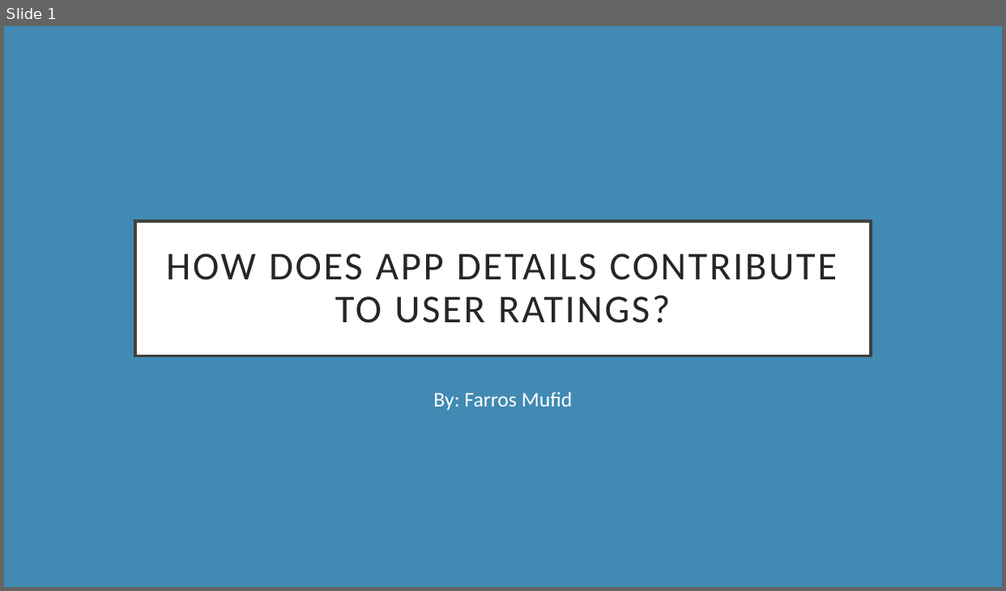
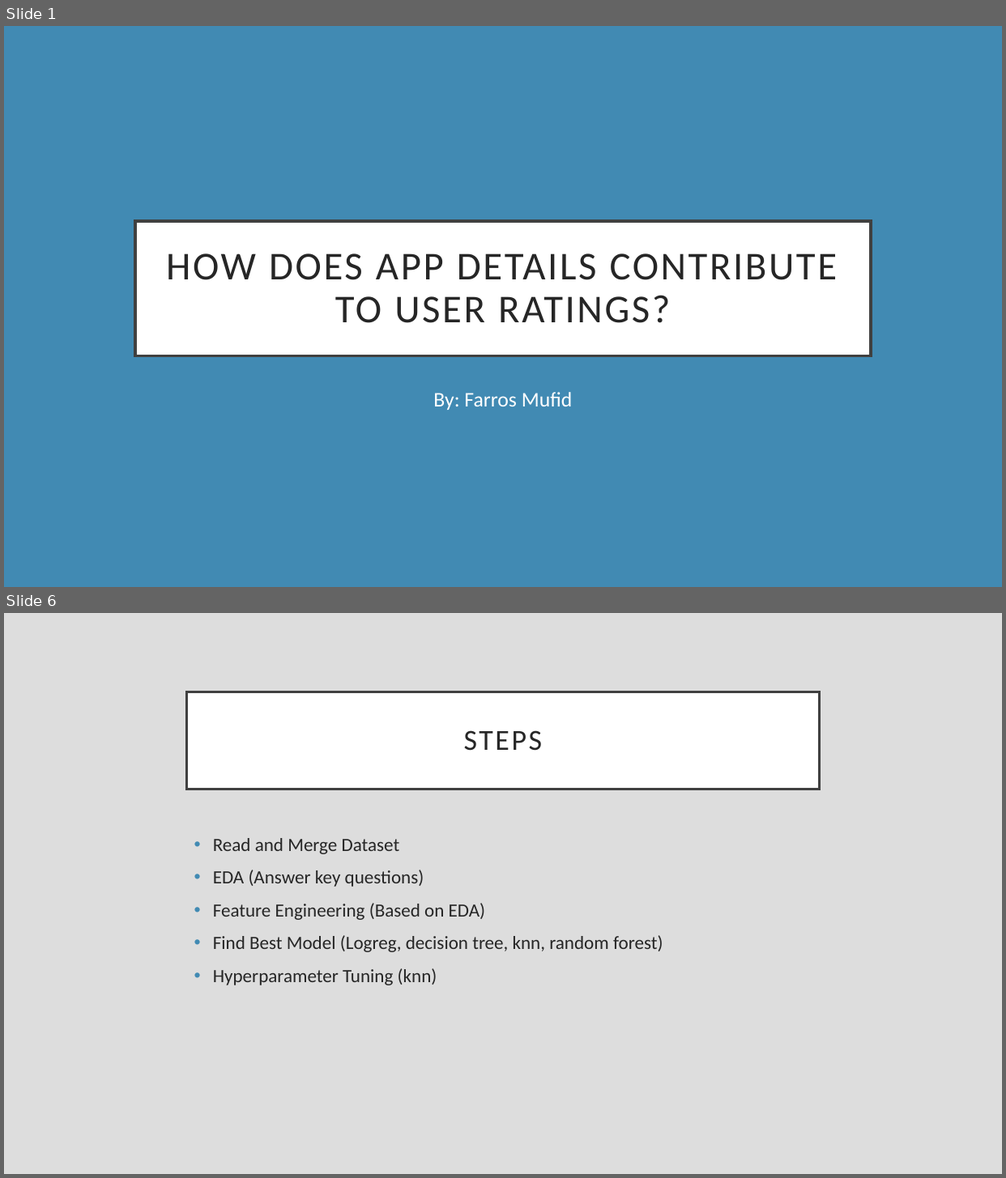
Before and after one commit to farrosmufid/Final_Project_Mobile_App_Store_Farros, a slide deck: Final_Project_ppt_Purwadhika.pptx. Shown one above the other, each under a label of ours: slide 1 before the commit, slides 1 and 6 after it; the slides between them are not shown. The pictures are 1006x591 and 1006x1178 pixels, drawn with LibreOffice and Linux fonts; fonts in the diff are those of the drawing. Boxes give left, top, right and bottom in pixels: in the first picture for what was removed or moved away, otherwise in the second. Text is boxed around its words. In the diff, an @@ line names an element or a change of style, - is before the commit and + after.

Commit message:
Fixed model

```diff
--- a/Final_Project_ppt_Purwadhika.pptx
+++ b/Final_Project_ppt_Purwadhika.pptx
@@ slide 6 added at box(4, 613, 1002, 1174), background #DDDDDD @@
@@ title added at box(187, 692, 819, 789), fill #FFFFFF, outline #404040 2.5 pt, 28 pt, text #262626 @@
+STEPS
@@ text added at box(213, 838, 663, 986), 18 pt, text #262626 @@
+• Read and Merge Dataset
+• EDA (Answer key questions)
+• Feature Engineering (Based on EDA)
+• Find Best Model (Logreg, decision tree, knn, random forest)
+• Hyperparameter Tuning (knn)
```
Also in this commit, not shown: 6 slides changed, 13 other slides added, 1 slide removed, 8 other files.
